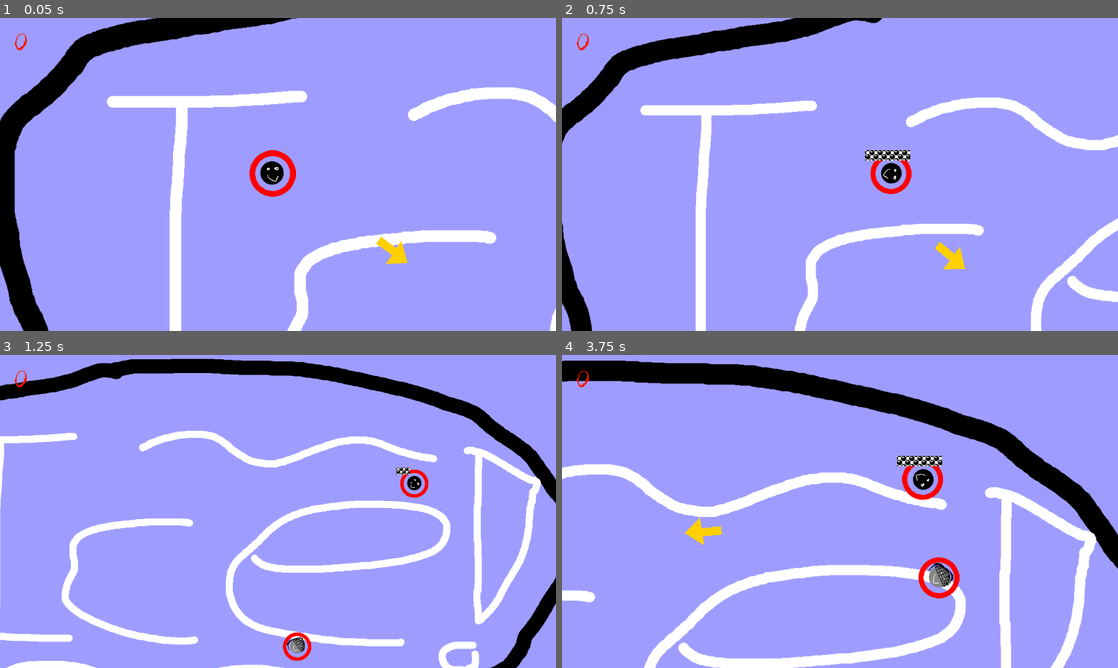
Above: before the commit, frames 1-4 (two rows, left to right).
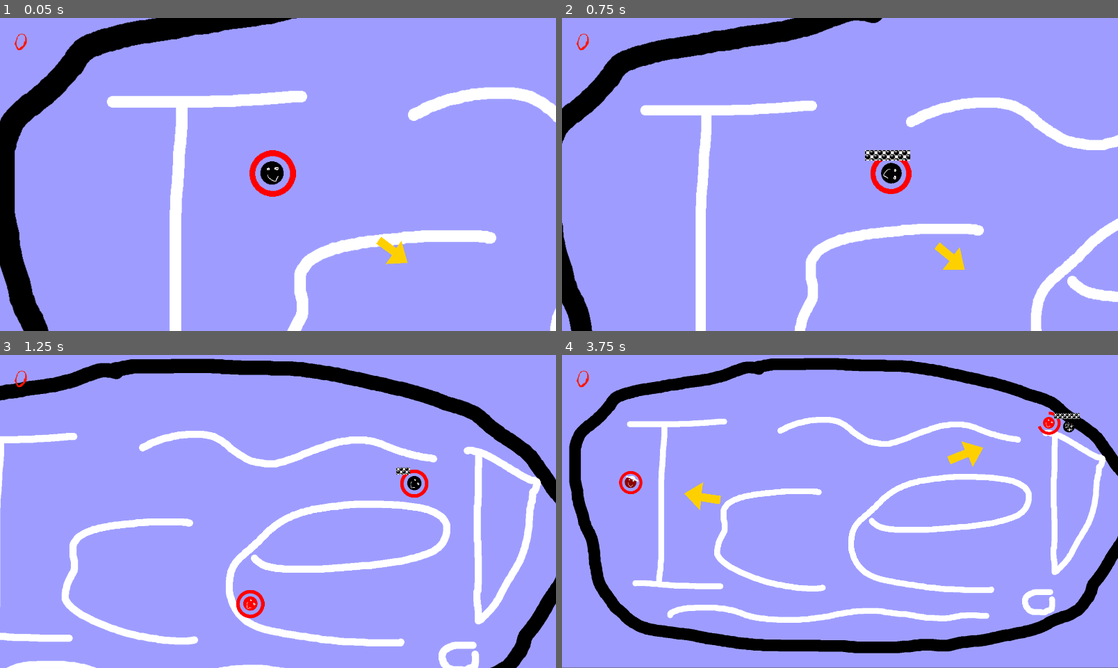
Above: after the commit, the same moments.

Repository: Junber/LD-47
Game: Godot game, scene res://Scenes/Root.tscn
The game is run twice, just before and just after one commit, with the same random seed, the same clock (stepped at 60 frames per second) and the same inputs. Sound files missing from this copy of the repository are replaced by a short silence.
Inputs:
- Up to frame 1 (0.05 s): no input
- Up to frame 2 (0.75 s): hold D (move_right) from 0.53 s (still down); tap Space (boost) at 0.6 s
- Up to frame 3 (1.25 s): keep holding D (move_right)
- Up to frame 4 (3.75 s): release D (move_right) at 1.28 s; hold S (move_down) 1.28-2.03 s; tap Space (boost) every 0.75 s from 1.35 to 3.6 s; hold D (move_right) 2.03-2.78 s; hold W (move_up) 2.78-3.53 s; hold A (move_left) from 3.53 s (still down)

Frame 1 is identical in both runs. In frame 2, less than 0.1% of the frame differs, in the area x 67-73%, y 71-81%; in frame 3, 0.6%; in frame 4, 32%, in the area x 0-100%, y 0-100%.

Commit message:
Add cowboys and enemy-enemy-collisions

Diff:
--- /dev/null
+++ b/Scenes/Bullet.tscn
@@ -0,0 +1,19 @@
+[gd_scene load_steps=4 format=2]
+
+[ext_resource path="res://Resources/Graphics/Bullet.png" type="Texture" id=1]
+[ext_resource path="res://Scripts/Bullet.gd" type="Script" id=2]
+
+[sub_resource type="CircleShape2D" id=1]
+radius = 5.57242
+
+[node name="Bullet" type="KinematicBody2D"]
+scale = Vector2( 2, 2 )
+collision_layer = 2
+collision_mask = 7
+script = ExtResource( 2 )
+
+[node name="Sprite" type="Sprite" parent="."]
+texture = ExtResource( 1 )
+
+[node name="CollisionShape2D" type="CollisionShape2D" parent="."]
+shape = SubResource( 1 )
--- /dev/null
+++ b/Scenes/Cowboy.tscn
@@ -0,0 +1,25 @@
+[gd_scene load_steps=6 format=2]
+
+[ext_resource path="res://Resources/Graphics/Cowboy.png" type="Texture" id=1]
+[ext_resource path="res://Resources/Graphics/CowboyDead.png" type="Texture" id=2]
+[ext_resource path="res://Scenes/Enemy.tscn" type="PackedScene" id=3]
+[ext_resource path="res://Scripts/Cowboy.gd" type="Script" id=4]
+[ext_resource path="res://Resources/Sounds/gunshot.wav" type="AudioStream" id=5]
+
+[node name="Cowboy" instance=ExtResource( 3 )]
+script = ExtResource( 4 )
+
+[node name="DeadSprite" parent="." index="0"]
+texture = ExtResource( 2 )
+
+[node name="AliveSprite" parent="." index="1"]
+texture = ExtResource( 1 )
+
+[node name="GunTimer" type="Timer" parent="." index="5"]
+wait_time = 3.0
+autostart = true
+
+[node name="GunShotPlayer" type="AudioStreamPlayer2D" parent="." index="6"]
+stream = ExtResource( 5 )
+max_distance = 4500.0
+[connection signal="timeout" from="GunTimer" to="." method="_on_GunTimer_timeout"]
--- a/Scenes/Enemy.tscn
+++ b/Scenes/Enemy.tscn
@@ -5,4 +5,6 @@
 
 [node name="Enemy" instance=ExtResource( 2 )]
 scale = Vector2( 2, 2 )
+z_index = 1
+collision_mask = 7
 script = ExtResource( 1 )
--- a/Scenes/Player.tscn
+++ b/Scenes/Player.tscn
@@ -9,6 +9,7 @@
 
 [node name="Player" instance=ExtResource( 3 )]
 scale = Vector2( 2, 2 )
+z_index = 2
 collision_layer = 1
 collision_mask = 4
 script = ExtResource( 4 )
--- a/Scenes/Root.tscn
+++ b/Scenes/Root.tscn
@@ -41,7 +41,7 @@
 [node name="Border" type="StaticBody2D" parent="."]
 scale = Vector2( 2, 2 )
 collision_layer = 4
-collision_mask = 0
+collision_mask = 3
 script = ExtResource( 14 )
 
 [node name="CollisionPolygon2D" type="CollisionPolygon2D" parent="Border"]
--- /dev/null
+++ b/Scripts/Bullet.gd
@@ -0,0 +1,26 @@
+extends KinematicBody2D
+
+var velocity
+export var damage = -20
+
+func getHitBy(collider, _collision):
+	if !is_queued_for_deletion():
+		collider.collideWithBullet(self)
+		queue_free()
+
+func collideWithWall(_collider, _collision):
+	queue_free()
+
+func collideWithPlayer(collider):
+	getHitBy(collider, null)
+
+func collideWithEnemy(collider):
+	getHitBy(collider, null)
+
+func collideWithLaser(_collider, _damage):
+	queue_free()
+
+func _process(delta):
+	var collision = move_and_collide(velocity * delta)
+	if collision:
+		collision.collider.getHitBy(self, collision)
--- /dev/null
+++ b/Scripts/Cowboy.gd
@@ -0,0 +1,14 @@
+extends "res://Scripts/Enemy.gd"
+
+var bulletScene = load("res://Scenes/Bullet.tscn")
+
+func _on_GunTimer_timeout():
+	if !dead:
+		var bullet = bulletScene.instance()
+		bullet.position = position
+		bullet.velocity = ($"../Player".position - position).normalized() * max(2 * velocity.length(), 1000)
+		bullet.position += bullet.velocity.normalized() * 70
+		get_parent().add_child(bullet)
+		$GunShotPlayer.play()
+	else:
+		$GunTimer.stop()
--- a/Scripts/Enemy.gd
+++ b/Scripts/Enemy.gd
@@ -6,7 +6,10 @@
 signal enemyKilledByPlayer
 signal enemyNotKilledByPlayer
 
-func collideWithIceScater(collider):
+func getHitBy(collider, _collision):
+	collider.collideWithEnemy(self)
+
+func collideWithPlayer(collider):
 	if dead or collider.dead:
 		return
 
@@ -21,8 +24,21 @@
 			emit_signal("enemyNotKilledByPlayer")
 	else:
 		emit_signal("enemyNotKilledByPlayer")
-	collider.bounceOffOfIceScater(self)
-	collider.changeHealth(damageToOther)
+	if !collider.protected(collider):
+		collider.bounceOffOfIceScater(self)
+		collider.changeHealth(damageToOther)
+
+func collideWithEnemy(collider):
+	if dead or collider.dead:
+		return
+
+	var damageToOther = damageDealt()
+	if !protected(collider):
+		bounceOffOfIceScater(collider)
+		changeHealth(collider.damageDealt())
+	if !collider.protected(collider):
+		collider.bounceOffOfIceScater(self)
+		collider.changeHealth(damageToOther)
 
 func checkDrop():
 	if randf()<0.5:
@@ -38,7 +54,9 @@
 		.kill()
 		checkDrop()
 		set_collision_mask_bit(0, false)
+		set_collision_mask_bit(1, false)
 		set_collision_layer_bit(1, false)
+		z_index -= 1
 		get_node("../HUD/ScoreLabel").increaseScore()
 		emit_signal("enemyDied")
 
--- a/Scripts/EnemySpawnPath.gd
+++ b/Scripts/EnemySpawnPath.gd
@@ -4,7 +4,8 @@
 var enemyScenes = [
 	load("res://Scenes/Enemy.tscn"),
 	load("res://Scenes/Cyborg.tscn"),
-	load("res://Scenes/Knight.tscn")
+	load("res://Scenes/Knight.tscn"),
+	load("res://Scenes/Cowboy.tscn")
 ]
 export var minimumSpawnDistance = 500
 
--- a/Scripts/IceScater.gd
+++ b/Scripts/IceScater.gd
@@ -26,15 +26,16 @@
 	if !protected(collider):
 		changeHealth(damage)
 
+func collideWithBullet(collider):
+	if !protected(collider):
+		changeHealth(collider.damage)
+
 func collideWithIceScater(_collider):
 	pass
 
 func bounceOffOfIceScater(collider):
 	velocity = (position - collider.position).normalized() * velocity.length() / 2
 	rotationSpeed /= 2
-
-func getHitBy(collider, _collision):
-	collider.collideWithIceScater(self)
 
 func getDirection():
 	return Vector2(0,0)
--- a/Scripts/Player.gd
+++ b/Scripts/Player.gd
@@ -11,8 +11,11 @@
 		$"../ArenaCamera".make_current()
 		emit_signal("playerDied")
 
-func collideWithIceScater(collider):
-	collider.collideWithIceScater(self)
+func getHitBy(collider, _collision):
+	collider.collideWithPlayer(self)
+
+func collideWithEnemy(collider):
+	collider.collideWithPlayer(self)
 
 func collideWithHealingPotion(collider):
 	self.changeHealth(collider.healingAmount)
Binary file added: Resources/Graphics/Bullet.png
Not shown, added: Resources/Graphics/Bullet.png.import
Binary file added: Resources/Graphics/Cowboy.png
Not shown, added: Resources/Graphics/Cowboy.png.import
Binary file added: Resources/Graphics/CowboyDead.png
Not shown, added: Resources/Graphics/CowboyDead.png.import
Not shown, added: Resources/Sounds/gunshot.wav.import
Not shown, added: Resources/Sounds/gunshot.wav
